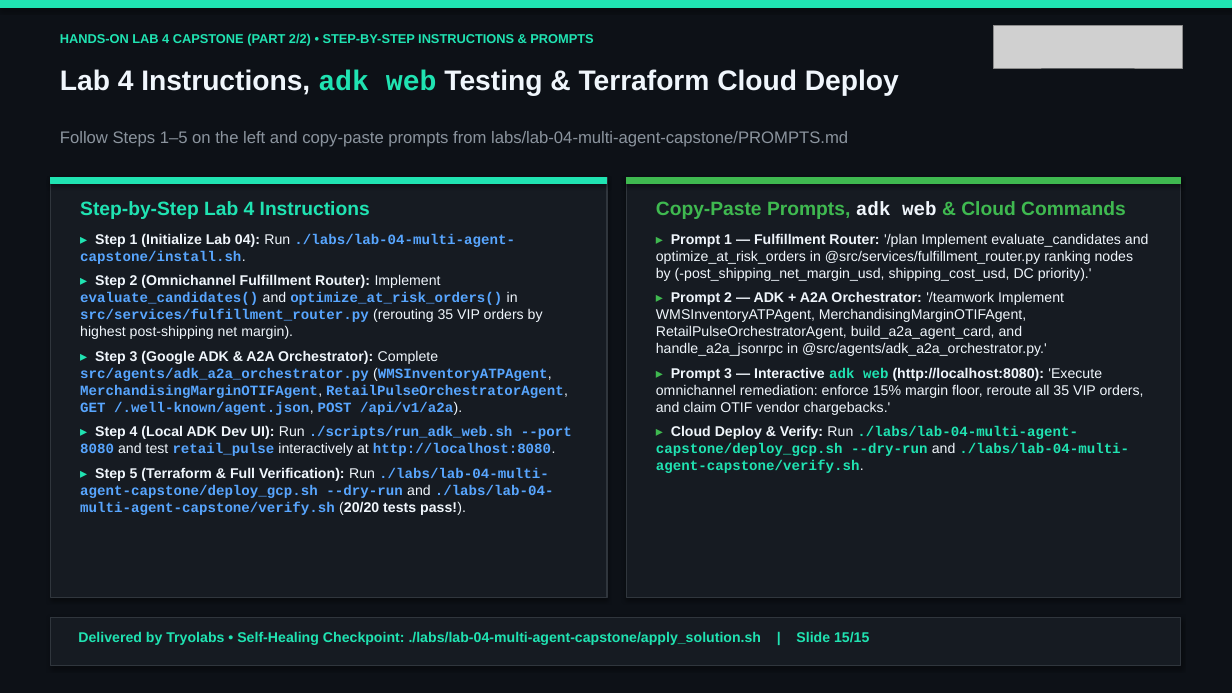
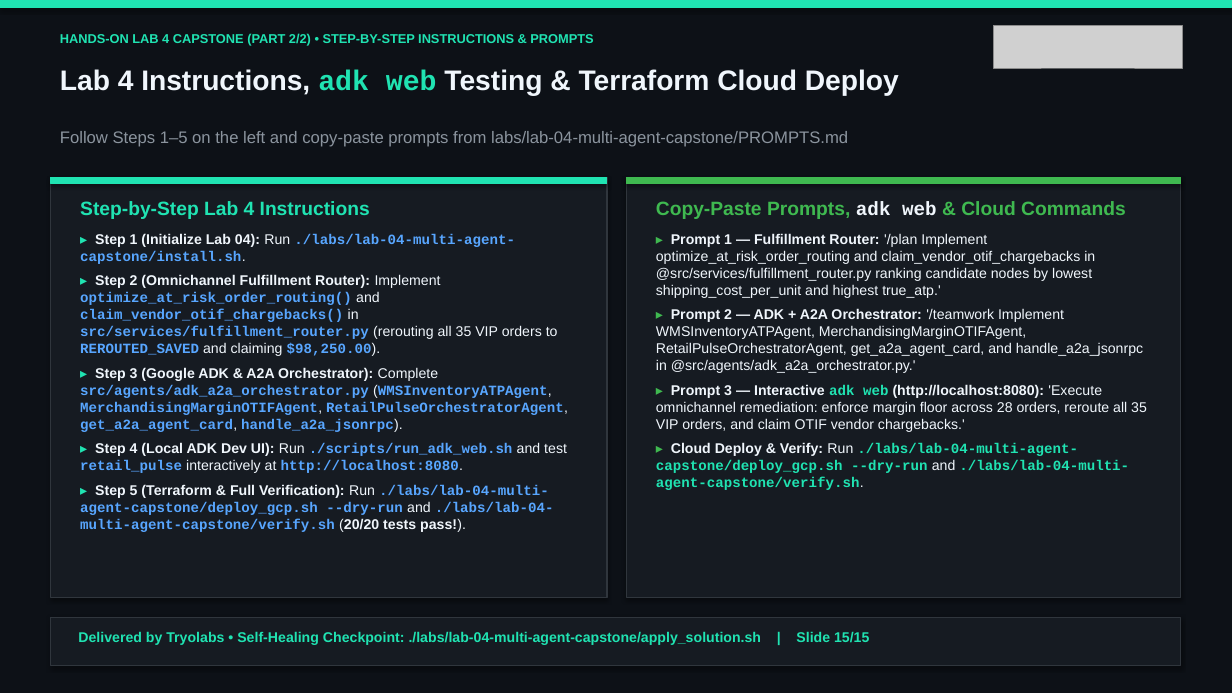
Before and after one commit to tryolabs/antigravity-workshop-retail, a slide deck: slide 15 of slides/antigravity_retail_workshop_en.pptx. Drawn at 1232x693 pixels with LibreOffice and Linux fonts; fonts in the diff are those of the drawing; grey boxes stand for pictures. Boxes give left, top, right and bottom in pixels: in the first picture for what was removed or moved away, otherwise in the second. Text is boxed around its words. In the diff, an @@ line names an element or a change of style, - is before the commit and + after.

```diff
--- a/slides/antigravity_retail_workshop_en.pptx
+++ b/slides/antigravity_retail_workshop_en.pptx
@@ text at [656,233,1147,432]: text changed @@
-▸ Prompt 1 — Fulfillment Router: '/plan Implement evaluate_candidates and optimize_at_risk_orders in @src/services/fulfillment_router.py ranking nodes by (-post_shipping_net_margin_usd, shipping_cost_usd, DC priority).'
-▸ Prompt 2 — ADK + A2A Orchestrator: '/teamwork Implement WMSInventoryATPAgent, MerchandisingMarginOTIFAgent, RetailPulseOrchestratorAgent, build_a2a_agent_card, and handle_a2a_jsonrpc in @src/agents/adk_a2a_orchestrator.py.'
-▸ Prompt 3 — Interactive adk web (http://localhost:8080): 'Execute omnichannel remediation: enforce 15% margin floor, reroute all 35 VIP orders, and claim OTIF vendor chargebacks.'
+▸ Prompt 1 — Fulfillment Router: '/plan Implement optimize_at_risk_order_routing and claim_vendor_otif_chargebacks in @src/services/fulfillment_router.py ranking candidate nodes by lowest shipping_cost_per_unit and highest true_atp.'
+▸ Prompt 2 — ADK + A2A Orchestrator: '/teamwork Implement WMSInventoryATPAgent, MerchandisingMarginOTIFAgent, RetailPulseOrchestratorAgent, get_a2a_agent_card, and handle_a2a_jsonrpc in @src/agents/adk_a2a_orchestrator.py.'
+▸ Prompt 3 — Interactive adk web (http://localhost:8080): 'Execute omnichannel remediation: enforce margin floor across 28 orders, reroute all 35 VIP orders, and claim OTIF vendor chargebacks.'
@@ text at [80,274,568,473]: text changed @@
-▸ Step 2 (Omnichannel Fulfillment Router): Implement evaluate_candidates() and optimize_at_risk_orders() in src/services/fulfillment_router.py (rerouting 35 VIP orders by highest post-shipping net margin).
-▸ Step 3 (Google ADK & A2A Orchestrator): Complete src/agents/adk_a2a_orchestrator.py (WMSInventoryATPAgent, MerchandisingMarginOTIFAgent, RetailPulseOrchestratorAgent, GET /.well-known/agent.json, POST /api/v1/a2a).
-▸ Step 4 (Local ADK Dev UI): Run ./scripts/run_adk_web.sh --port 8080 and test retail_pulse interactively at http://localhost:8080.
+▸ Step 2 (Omnichannel Fulfillment Router): Implement optimize_at_risk_order_routing() and claim_vendor_otif_chargebacks() in src/services/fulfillment_router.py (rerouting all 35 VIP orders to REROUTED_SAVED and claiming $98,250.00).
+▸ Step 3 (Google ADK & A2A Orchestrator): Complete src/agents/adk_a2a_orchestrator.py (WMSInventoryATPAgent, MerchandisingMarginOTIFAgent, RetailPulseOrchestratorAgent, get_a2a_agent_card, handle_a2a_jsonrpc).
+▸ Step 4 (Local ADK Dev UI): Run ./scripts/run_adk_web.sh and test retail_pulse interactively at http://localhost:8080.
```
Also in this commit, not shown: 8 other slides changed, 44 other files.
